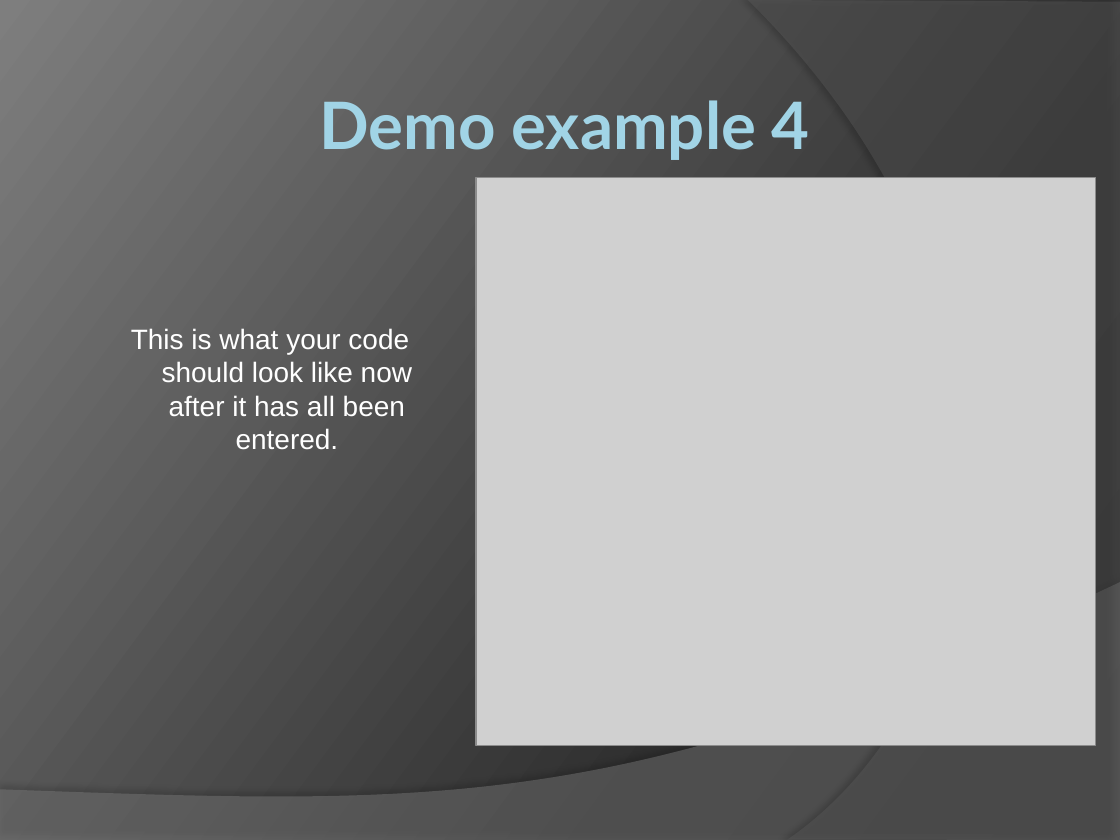
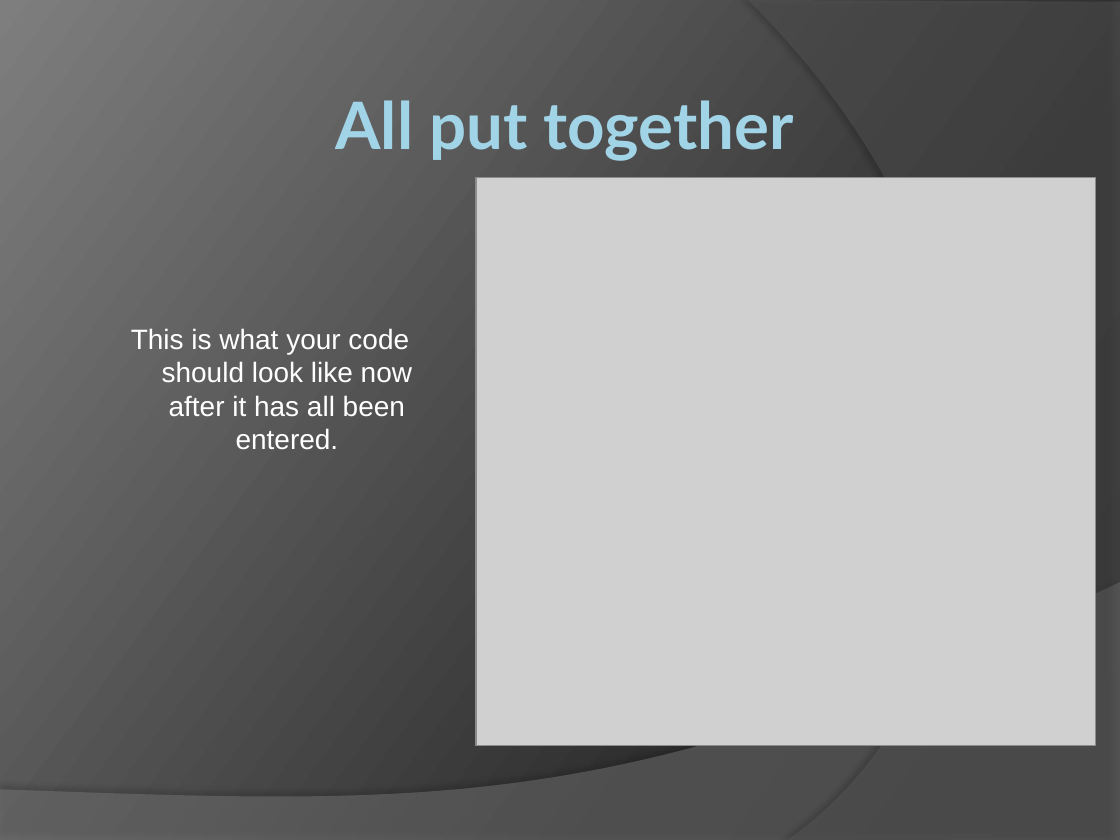
Before and after one commit to pipboy2/Bootstrap-Chart.JS-Training-Module, a slide deck: slide 11 of Training_Module.pptx (slide 10 before the commit). Drawn at 1120x840 pixels with LibreOffice and Linux fonts; fonts in the diff are those of the drawing; grey boxes stand for pictures. Boxes give left, top, right and bottom in pixels: in the first picture for what was removed or moved away, otherwise in the second. Text is boxed around its words. In the diff, an @@ line names an element or a change of style, - is before the commit and + after.

```diff
--- a/Training_Module.pptx
+++ b/Training_Module.pptx
@@ title at (336, 100, 793, 161): text changed @@
-Demo example 4
+All put together
```
Also in this commit, not shown: 8 other slides changed, 1 slide added.
